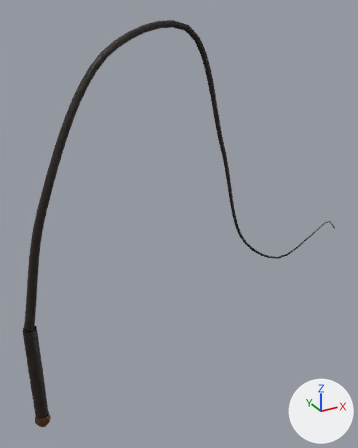
Renders of the glTF model public/assets/weapons/flexible/whip.lod2.glb from each side of a commit.
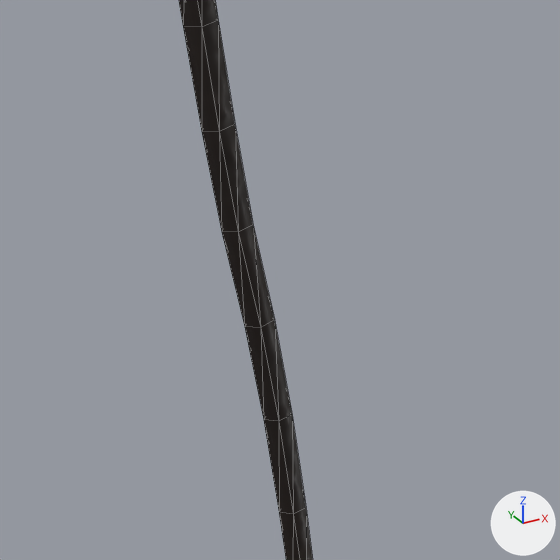
The first picture shows the older version from a camera (50 mm lens) standing at (-0.159, -1.008, 0.945) and looking at (0.408, 0.022, 0.43). The close-ups show the older and then the newer version on the part from 53% to 74% of the width and 25% to 42% of the height of that picture. Only the edits that show in the close-ups are written down. Lighting does not change. The marker at lower right points along +X, +Y and +Z. The close-ups show mesh edges as thin lines. Where no turn or scale is listed for an object, it has been applied to the vertices.

Names of what the first close-up shows: 'leather / oiled leather wrap'.
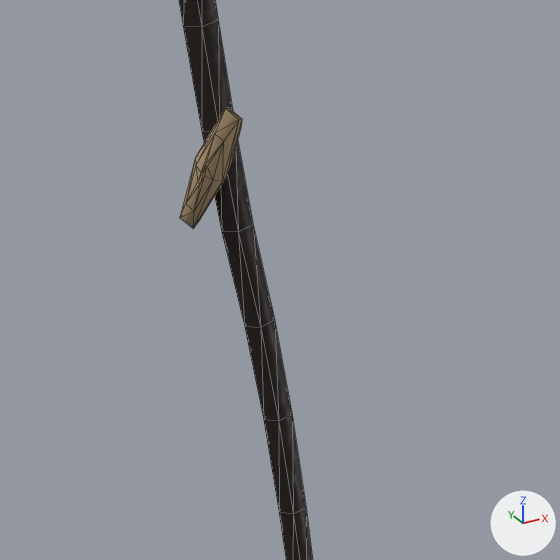
What changed in the scene script:
```text
Add mat_thread_loop:
    mat_thread_loop = principled_material('thread loop')
    mat_thread_loop.base_color = (0.48, 0.34, 0.19)  # beige #b89e79
    mat_thread_loop.roughness = 0.85
Add me_thread_loop:
    me_thread_loop.from_pydata(...)  # 60 vertices, 112 faces; spans x 0.496..0.6, y -0.023..0.018, z 0.338..0.685
    me_thread_loop.materials.append(mat_thread_loop)  # beige #b89e79
Add ob_thread_loop:
    ob_thread_loop = bpy.data.objects.new('thread loop', me_thread_loop)
    ob_thread_loop.location = (0.0, 0.0, 0.0)
```

Boxes [x1, y1, x2, y2] around the edits, measured in the close-ups (560 x 560 px):
'thread loop', added (beige): after [180, 108, 242, 229]
